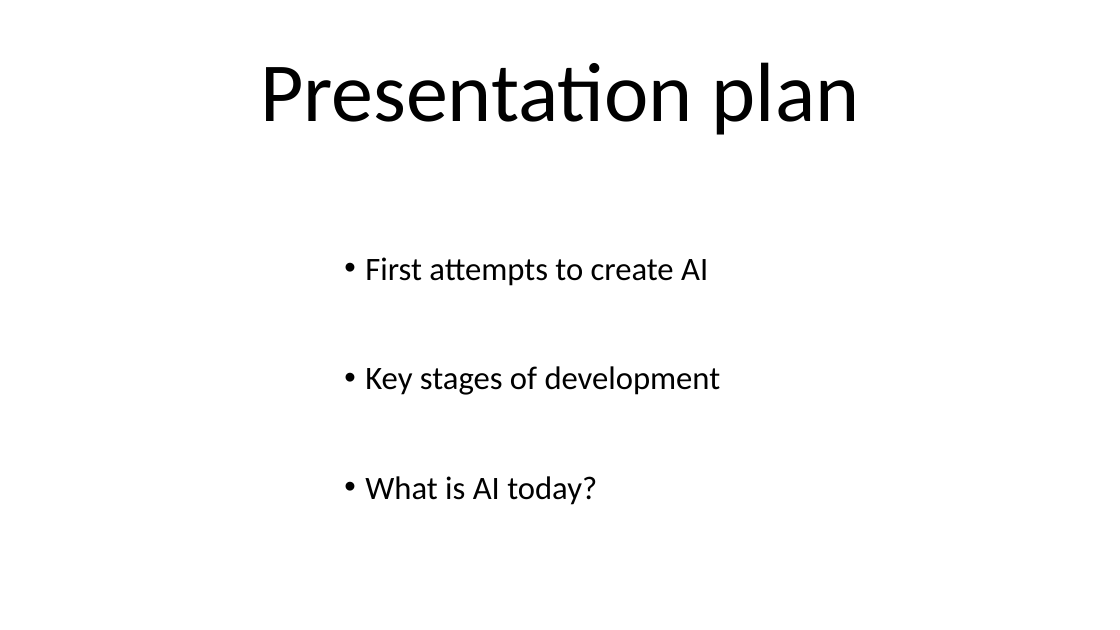
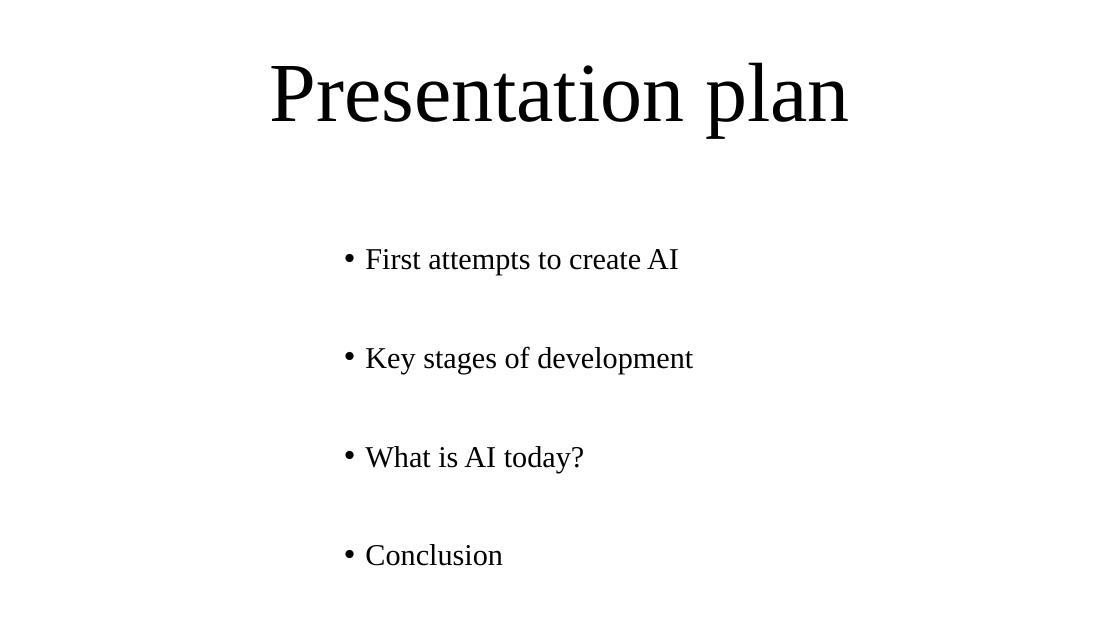
Before and after one commit to KeroDeep/Education, a slide deck: slide 2 of Novosibirsk_State_University/Английский язык/7 семестр/Homework/Digital technologies.pptx. Drawn at 1120x630 pixels with LibreOffice and Linux fonts; fonts in the diff are those of the drawing. Boxes give left, top, right and bottom in pixels: in the first picture for what was removed or moved away, otherwise in the second. Text is boxed around its words. In the diff, an @@ line names an element or a change of style, - is before the commit and + after.

```diff
--- a/Novosibirsk_State_University/Английский язык/7 семестр/Homework/Digital technologies.pptx
+++ b/Novosibirsk_State_University/Английский язык/7 семестр/Homework/Digital technologies.pptx
@@ title "Presentation plan" at (270,62,849,137): font Calibri to Times New Roman @@
@@ text at (365,249,693,472): size 28 to 25.9 pt, font Calibri to Times New Roman in "First attempts to create AI", "Key stages of development", "What is AI today?"; line spacing 2.5 to 2.4 @@
@@ text at (365,544,503,566): paragraph added @@
+• Conclusion
```
Also in this commit, not shown: 5 other slides changed, 1 slide added, 7 other files.
